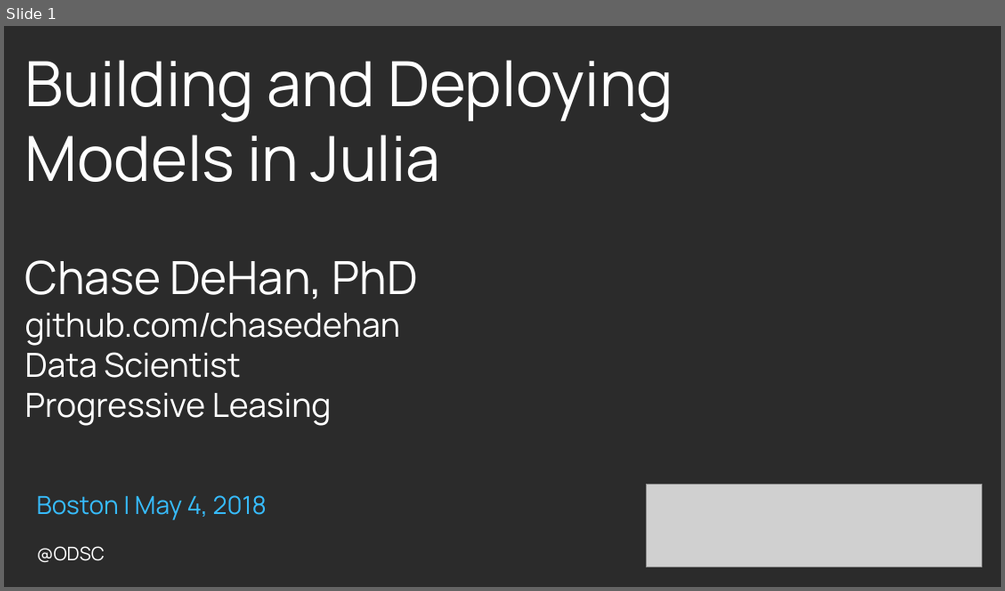
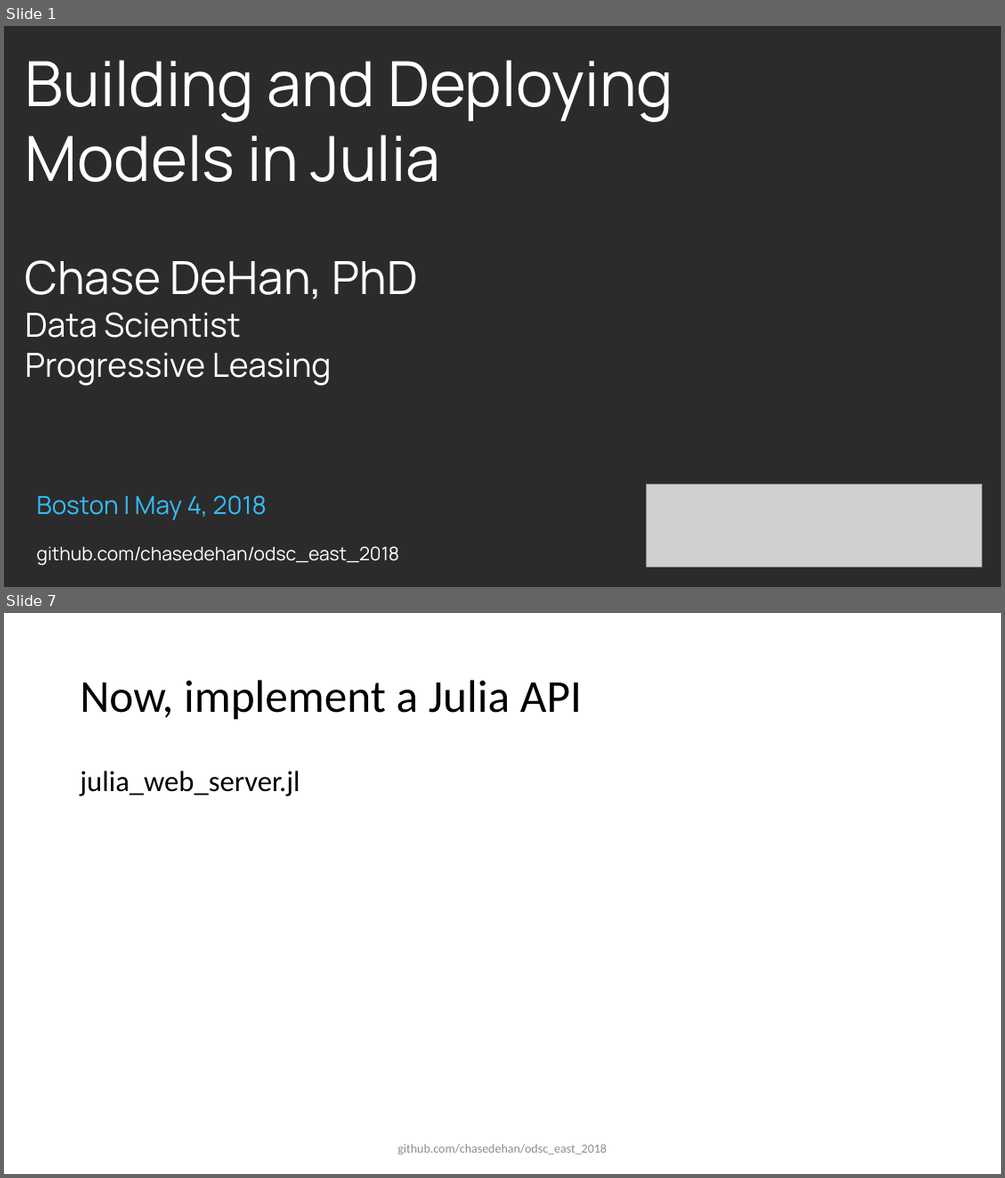
Before and after one commit to chasedehan/odsc_east_2018, a slide deck: Building and Deploying Models in Julia.pptx. Shown one above the other, each under a label of ours: slide 1 before the commit, slides 1 and 7 after it; the slides between them are not shown. The pictures are 1005x591 and 1005x1178 pixels, drawn with LibreOffice and Linux fonts; fonts in the diff are those of the drawing; grey boxes stand for pictures; background and template pictures are left out; a plain dark background stands for a picture behind light text. Boxes give left, top, right and bottom in pixels: in the first picture for what was removed or moved away, otherwise in the second. Text is boxed around its words. In the diff, an @@ line names an element or a change of style, - is before the commit and + after.

```diff
--- a/Building and Deploying Models in Julia.pptx
+++ b/Building and Deploying Models in Julia.pptx
@@ slide 7 added at [4,613,1001,1174], background #FFFFFF @@
@@ title added at [80,680,582,720], 44 pt, text #000000 @@
+Now, implement a Julia API
@@ text added at [80,771,299,796], 28 pt, text #000000 @@
+julia_web_server.jl
@@ text added at [397,1143,607,1155], 12 pt, text #8C8C8C @@
+github.com/chasedehan/odsc_east_2018
@@ slide 1 changed as well @@
@@ text at [25,313,400,346]: paragraph removed @@
-github.com/chasedehan
@@ text at [37,546,400,565]: text changed @@
-@ODSC
+github.com/chasedehan/odsc_east_2018
```
Also in this commit, not shown: 6 other slides added, 5 slides removed, 3 other files.
